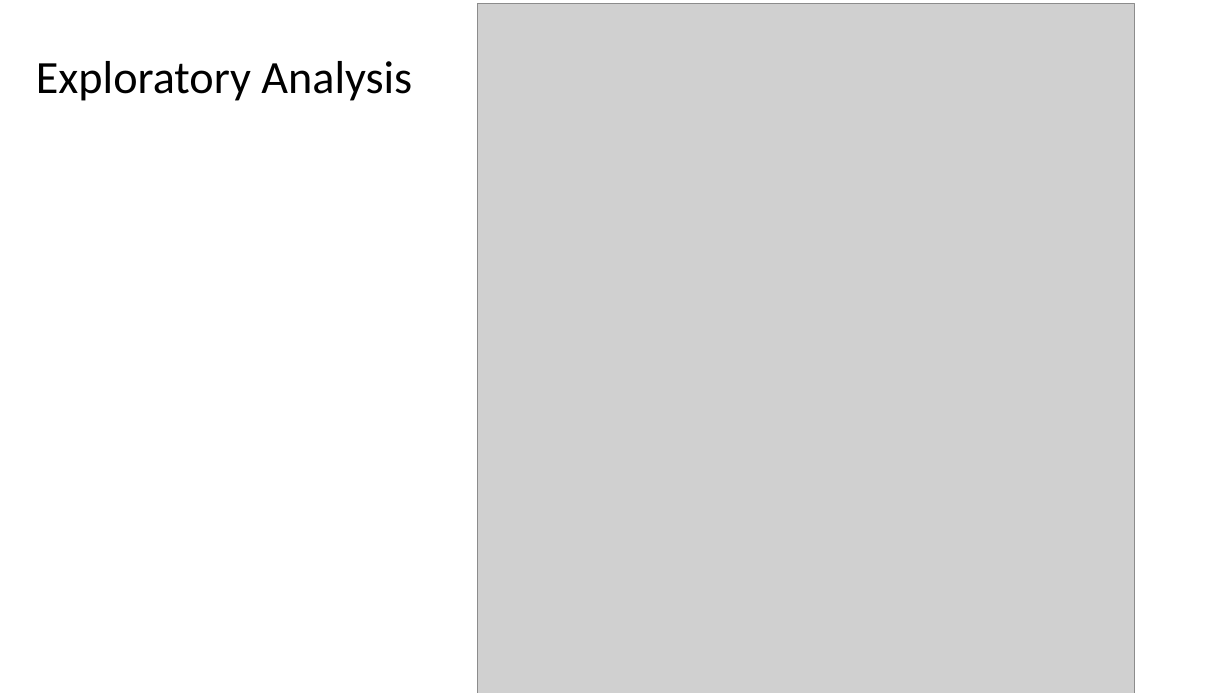
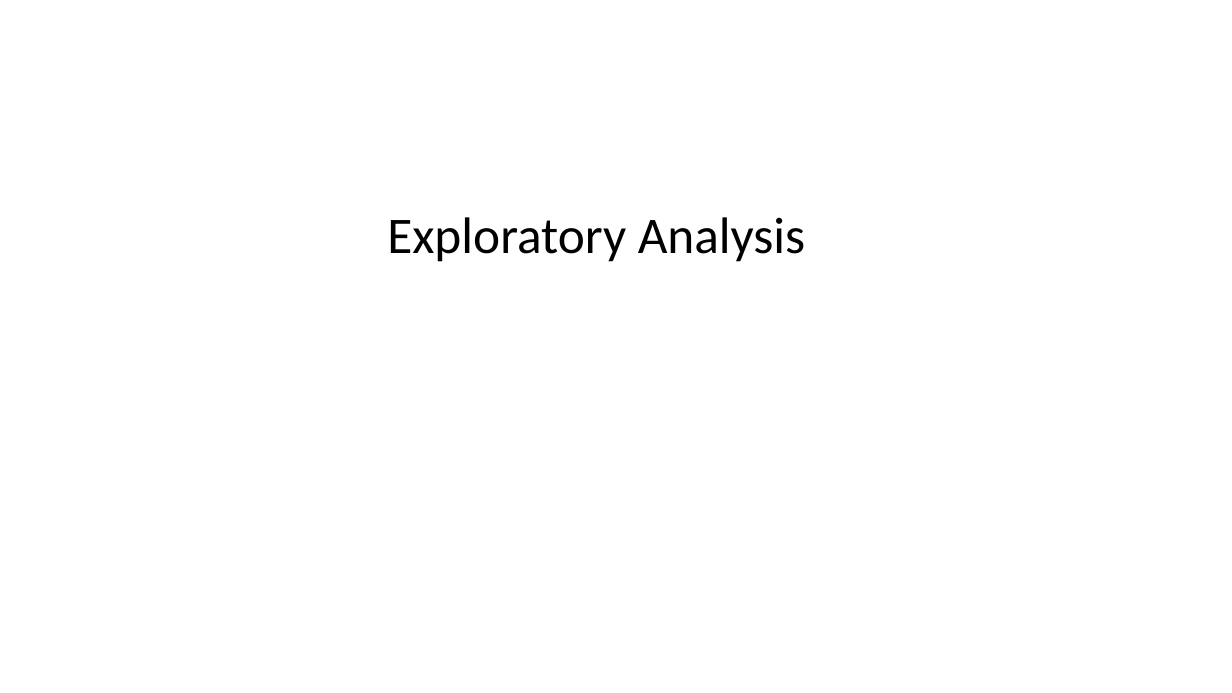
Before and after one commit to Isabel-gt/Final_Project, a slide deck: slide 8 of Diabetes_Predictions.pptx (slide 16 before the commit). Drawn at 1232x693 pixels with LibreOffice and Linux fonts; fonts in the diff are those of the drawing; grey boxes stand for pictures; background and template pictures are left out. Boxes give left, top, right and bottom in pixels: in the first picture for what was removed or moved away, otherwise in the second. Text is boxed around its words. In the diff, an @@ line names an element or a change of style, - is before the commit and + after.

```diff
--- a/Diabetes_Predictions.pptx
+++ b/Diabetes_Predictions.pptx
@@ picture removed at <box>478,4,1135,693</box> @@
@@ text "Exploratory Analysis": place and size @@
-text "Exploratory Analysis" at <box>36,61,412,101</box>
+text "Exploratory Analysis" at <box>387,217,805,262</box>
@@ text "Exploratory Analysis" at <box>387,217,805,262</box>: size 36 to 40 pt @@
```
Also in this commit, not shown: 10 other slides changed, 8 slides added, 4 slides removed.
